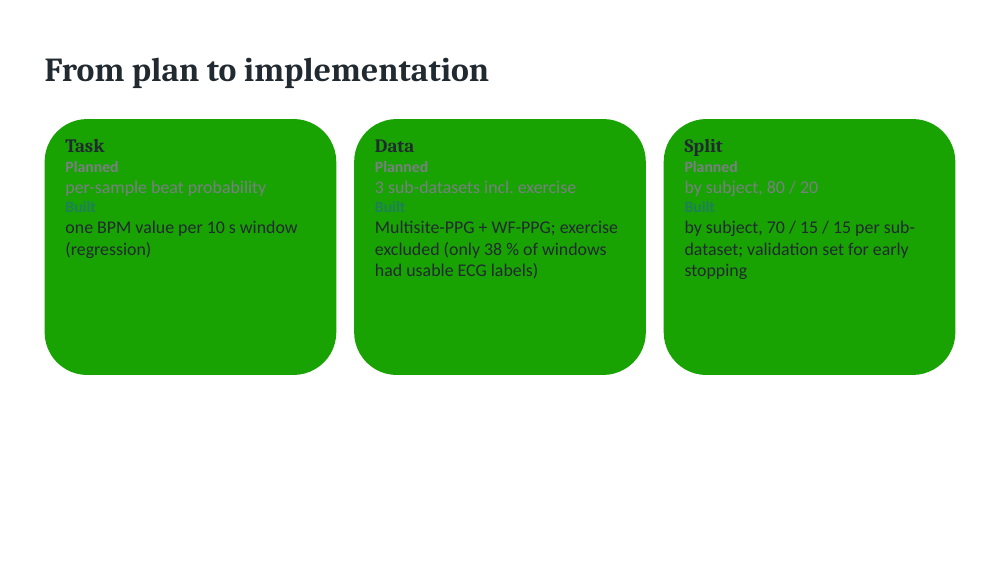
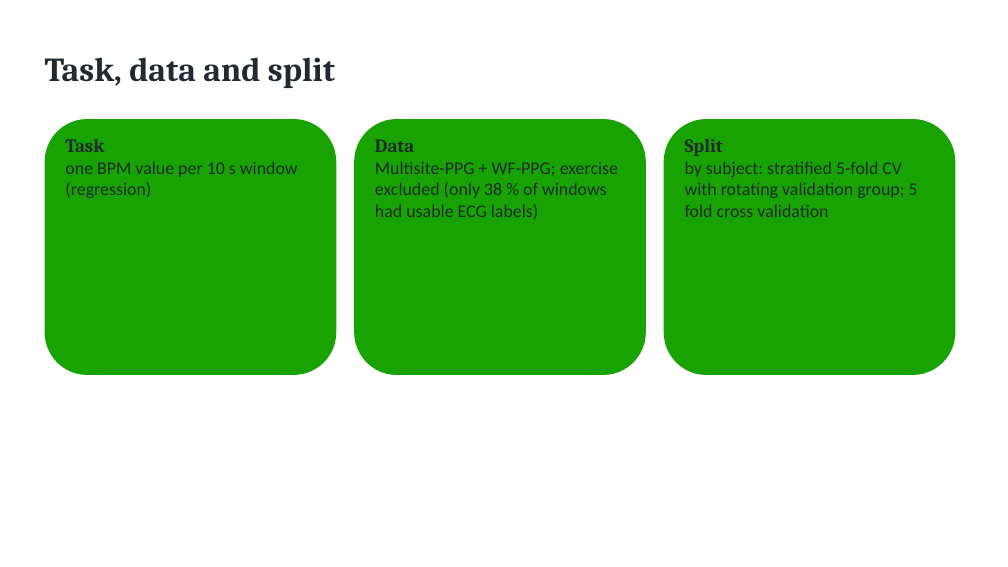
Before and after one commit to havedere/BSAA_HR, a slide deck: slide 3 of docs/hr_cnn_bilstm_results.odp (slide 2 before the commit). Drawn at 1008x567 pixels with LibreOffice and Linux fonts; fonts in the diff are those of the drawing. Boxes give left, top, right and bottom in pixels: in the first picture for what was removed or moved away, otherwise in the second. Text is boxed around its words. In the diff, an @@ line names an element or a change of style, - is before the commit and + after.

```diff
--- a/docs/hr_cnn_bilstm_results.odp
+++ b/docs/hr_cnn_bilstm_results.odp
@@ text at [45, 57, 335, 88]: text changed @@
-From plan to implementation
+Task, data and split
@@ text at [685, 161, 918, 217]: text changed @@
-Planned
-by subject, 80 / 20
-Built
-by subject, 70 / 15 / 15 per sub-dataset; validation set for early stopping
+by subject: stratified 5-fold CV with rotating validation group; 5 fold cross validation
@@ text at [65, 180, 266, 196]: paragraphs removed @@
-Planned
-per-sample beat probability
-Built
@@ text at [375, 180, 576, 193]: paragraphs removed @@
-Planned
-3 sub-datasets incl. exercise
-Built
```
Also in this commit, not shown: 5 other slides changed, 28 slides added, 6 slides removed, 3 other files.
